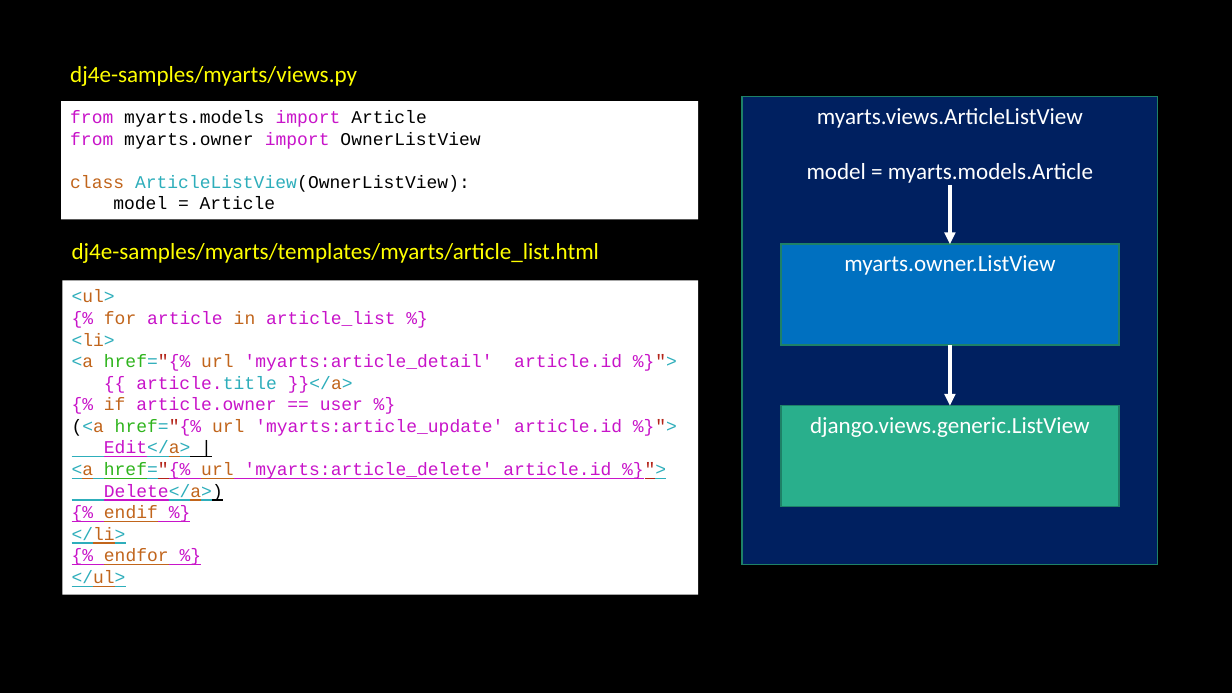
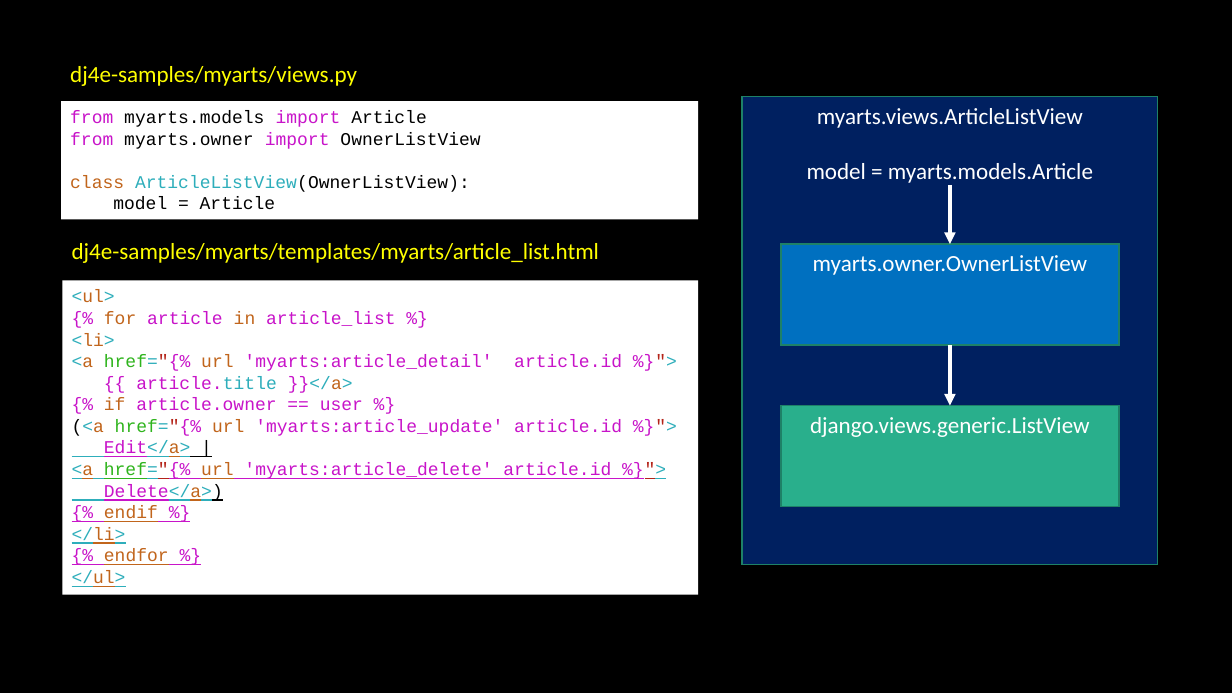
Before and after one commit to csev/dj4e, a slide deck: slide 14 of lectures/DJ-12-Owned-Rows.pptx (slide 13 before the commit). Drawn at 1232x693 pixels with LibreOffice and Linux fonts; fonts in the diff are those of the drawing. Boxes give left, top, right and bottom in pixels: in the first picture for what was removed or moved away, otherwise in the second. Text is boxed around its words. In the diff, an @@ line names an element or a change of style, - is before the commit and + after.

```diff
--- a/lectures/DJ-12-Owned-Rows.pptx
+++ b/lectures/DJ-12-Owned-Rows.pptx
@@ text in rectangle at (813, 255, 1087, 275): text changed @@
-myarts.owner.ListView
+myarts.owner.OwnerListView
```
Also in this commit, not shown: 3 other slides changed, 2 slides added, 1 slide removed, 1 other file.
